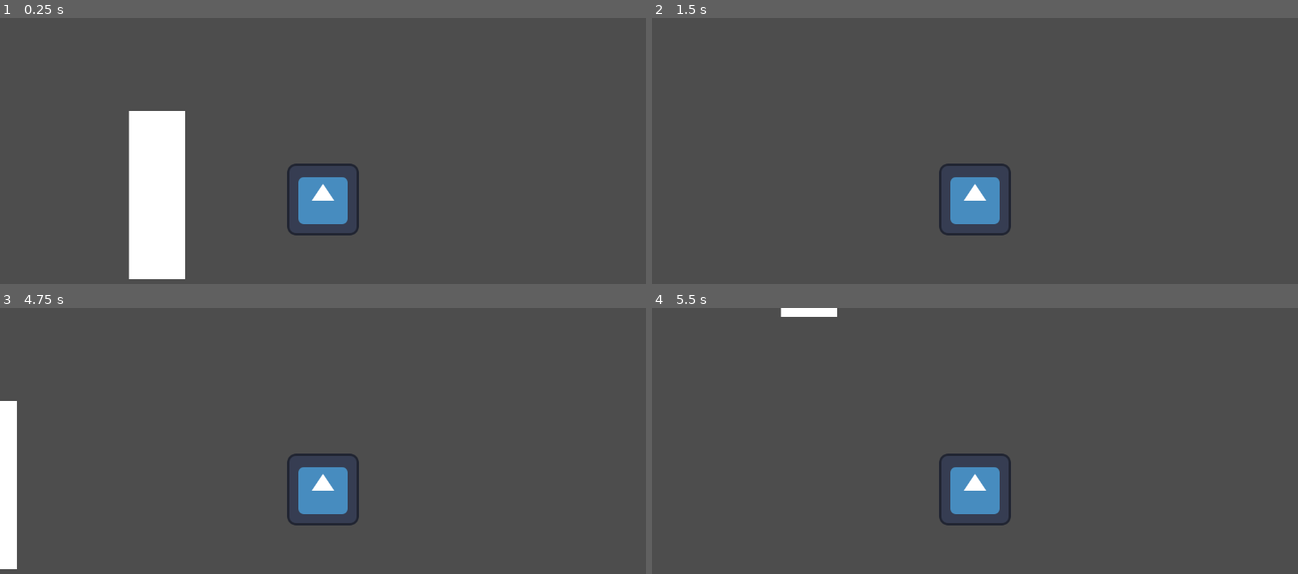
Above: before the commit, frames 1-4 (two rows, left to right).
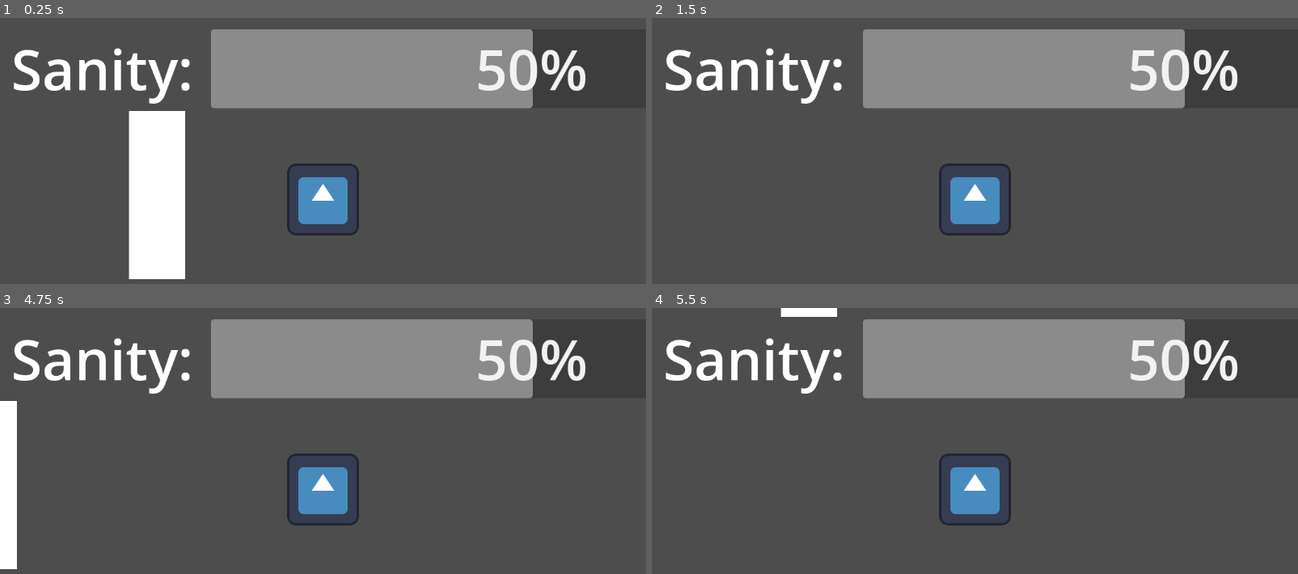
Above: after the commit, the same moments.

Repository: mpallansch/FearToFreedom
Game: Godot game, scene res://Main.tscn
Same seed, same stepped clock (60 frames per second), same inputs: the game is played once before the commit and once after it. The engine's default icon, where the game draws it, is replaced by a stand-in: a white triangle on a blue panel in a dark square.
Inputs:
- Up to frame 1 (0.25 s): no input
- Up to frame 2 (1.5 s): tap Enter at 0.5 s; hold Right (right) 0.53-1.28 s; tap Space at 1.25 s; hold Down (down) from 1.28 s (still down)
- Up to frame 3 (4.75 s): tap Enter at 2, 3.5 s; release Down (down) at 2.03 s; hold Right (right) 2.03-2.78 s; tap Space at 2.75, 4.25 s; hold Up (up) 2.78-3.53 s; hold Left (left) from 3.53 s (still down)
- Up to frame 4 (5.5 s): release Left (left) at 5.03 s; hold Down (down) from 5.03 s (still down)

The runs differ from the first frame. In frame 1, 17% of the frame differs, in the area x 2-91%, y 4-35%; in frame 2, 17%; in frame 3, 17%; in frame 4, 17%.

Commit message:
Adds HUD

Diff:
--- /dev/null
+++ b/HUD.tscn
@@ -0,0 +1,35 @@
+[gd_scene format=3 uid="uid://b48rx265lapf6"]
+
+[node name="HUD" type="Control"]
+layout_mode = 3
+anchors_preset = 15
+anchor_right = 1.0
+anchor_bottom = 1.0
+grow_horizontal = 2
+grow_vertical = 2
+
+[node name="CanvasLayer" type="CanvasLayer" parent="."]
+
+[node name="HBoxContainer" type="HBoxContainer" parent="CanvasLayer"]
+offset_left = 20.0
+offset_top = 20.0
+offset_right = 1520.0
+offset_bottom = 161.0
+theme_override_constants/separation = 5
+
+[node name="Label" type="Label" parent="CanvasLayer/HBoxContainer"]
+layout_mode = 2
+theme_override_font_sizes/font_size = 100
+text = "Sanity: "
+
+[node name="VBoxContainer" type="VBoxContainer" parent="CanvasLayer/HBoxContainer"]
+layout_mode = 2
+size_flags_horizontal = 3
+size_flags_vertical = 4
+
+[node name="ProgressBar" type="ProgressBar" parent="CanvasLayer/HBoxContainer/VBoxContainer"]
+layout_mode = 2
+size_flags_vertical = 4
+theme_override_font_sizes/font_size = 100
+step = 1.0
+value = 50.0
--- a/Player.gd
+++ b/Player.gd
@@ -1,8 +1,6 @@
 extends CharacterBody2D
 
-
 const SPEED = 1000.0
-
 
 func _physics_process(delta):
 	var direction = Input.get_vector("left", "right", "up", "down")
--- a/Player.tscn
+++ b/Player.tscn
@@ -1,7 +1,8 @@
-[gd_scene load_steps=4 format=3 uid="uid://bcs4rat7nfoy1"]
+[gd_scene load_steps=5 format=3 uid="uid://bcs4rat7nfoy1"]
 
 [ext_resource type="Script" path="res://Player.gd" id="1_0su0x"]
 [ext_resource type="Texture2D" uid="uid://d1xhnonelik18" path="res://icon.svg" id="2_lwwrl"]
+[ext_resource type="PackedScene" uid="uid://b48rx265lapf6" path="res://HUD.tscn" id="3_hgaao"]
 
 [sub_resource type="CircleShape2D" id="CircleShape2D_jl8g6"]
 
@@ -18,3 +19,5 @@
 texture = ExtResource("2_lwwrl")
 
 [node name="Camera2D" type="Camera2D" parent="CharacterBody2D"]
+
+[node name="HUD" parent="CharacterBody2D/Camera2D" instance=ExtResource("3_hgaao")]
